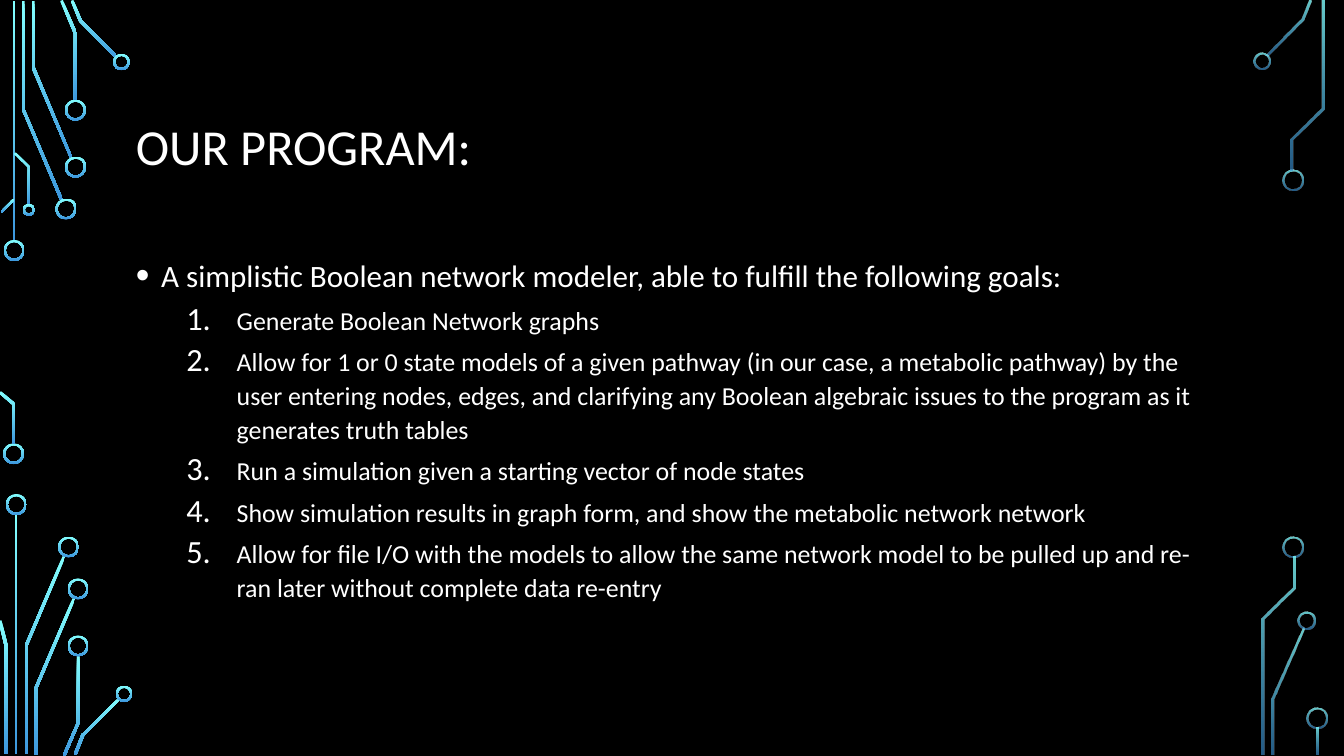
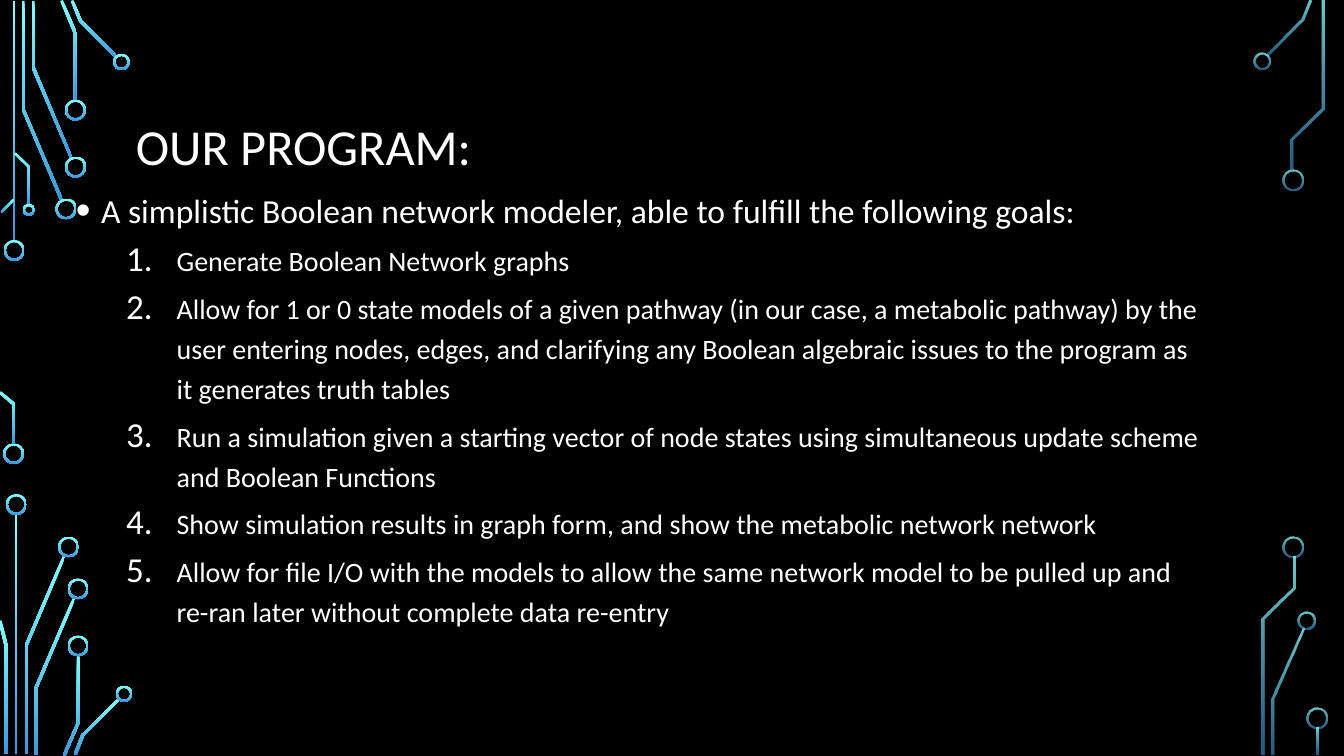
Before and after one commit to saleisha57/Bioinformatics_Final, a slide deck: slide 9 of Bioinformatics Project Slides_Better.pptx. Drawn at 1344x756 pixels with LibreOffice and Linux fonts; fonts in the diff are those of the drawing; background and template pictures are left out. Boxes give left, top, right and bottom in pixels: in the first picture for what was removed or moved away, otherwise in the second. Text is boxed around its words. In the diff, an @@ line names an element or a change of style, - is before the commit and + after.

```diff
--- a/Bioinformatics Project Slides_Better.pptx
+++ b/Bioinformatics Project Slides_Better.pptx
@@ text "A simplistic Boolean network modeler, ...": place and size @@
-text "A simplistic Boolean network modeler, ..." at (161,265,1190,602)
+text "A simplistic Boolean network modeler, ..." at (101,199,1198,627)
@@ text at (101,199,1197,627): size 22.2 to 24 pt in "A simplistic Boolean network modeler, able to ..."; size 18.5 to 20 pt in "Generate Boolean Network graphs", "Allow for 1 or 0 state models ...", "Show simulation results in graph form, and ...", "Allow for file I/O with the models ..."; line spacing 1.1 to 1.2 @@
@@ text at (177,427,1198,488): text changed; size 18.5 to 20 pt @@
-  3. Run a simulation given a starting vector of node states
+  3. Run a simulation given a starting vector of node states using simultaneous update scheme and Boolean Functions
```
Also in this commit, not shown: 1 other slide changed, 2 slides added, 1 slide removed.
